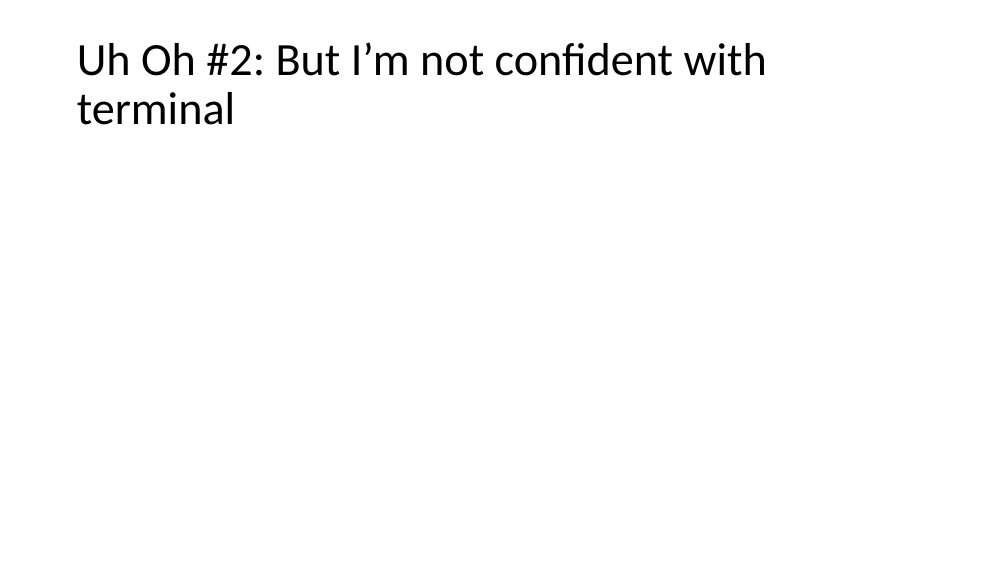
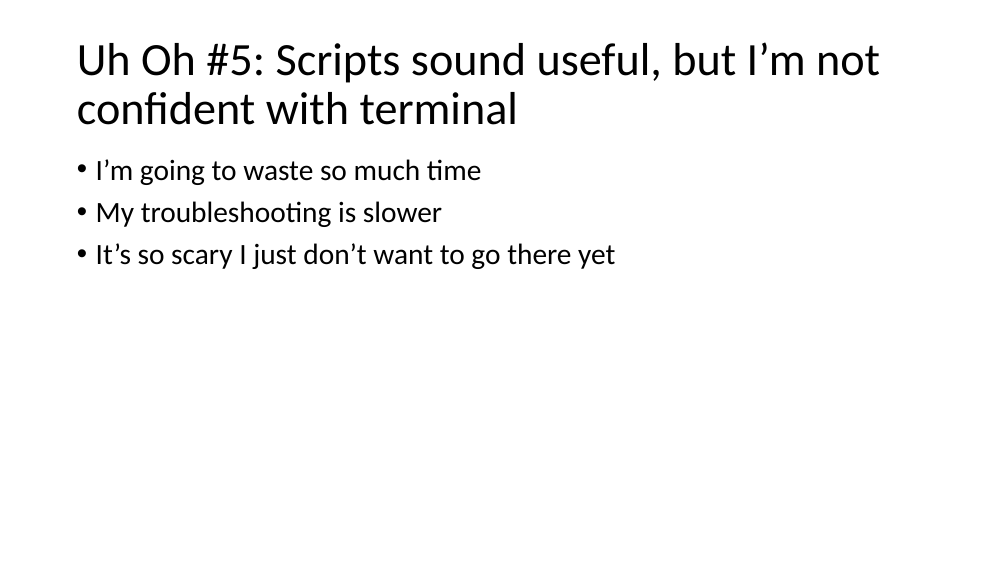
Before and after one commit to LydiaPeabody/pycon2020_talk, a slide deck: slide 14 of pycon2020_sketch.pptx (slide 8 before the commit). Drawn at 1008x567 pixels with LibreOffice and Linux fonts; fonts in the diff are those of the drawing. Boxes give left, top, right and bottom in pixels: in the first picture for what was removed or moved away, otherwise in the second. Text is boxed around its words. In the diff, an @@ line names an element or a change of style, - is before the commit and + after.

```diff
--- a/pycon2020_sketch.pptx
+++ b/pycon2020_sketch.pptx
@@ title at (77,42,880,125): text changed @@
-Uh Oh #2: But I’m not confident with terminal
+Uh Oh #5: Scripts sound useful, but I’m not confident with terminal
@@ text added at (96,159,615,269), 28 pt, text #000000 @@
+• I’m going to waste so much time
+• My troubleshooting is slower
+• It’s so scary I just don’t want to go there yet
```
Also in this commit, not shown: 2 other slides changed, 5 slides added, 2 slides removed, 8 other files.
